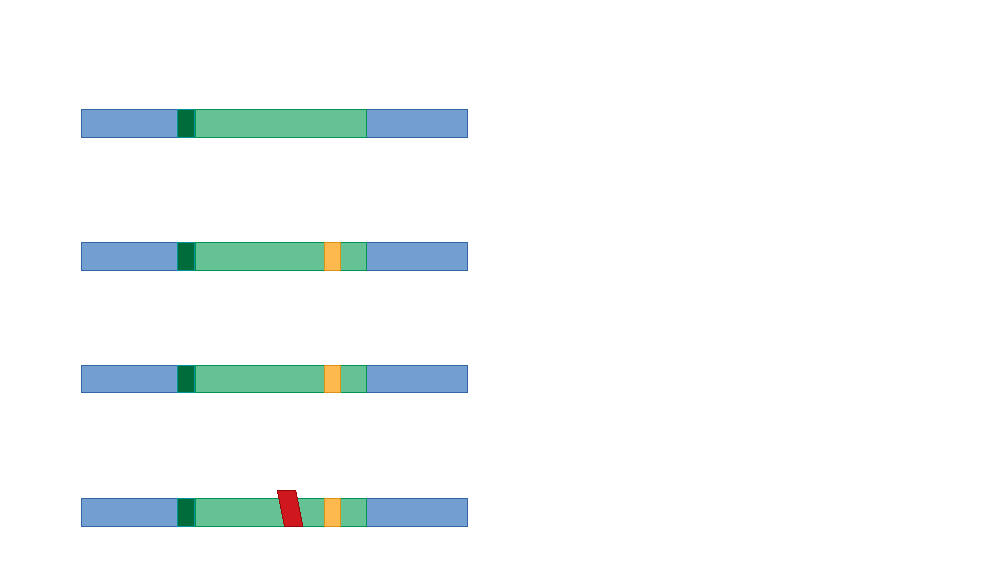
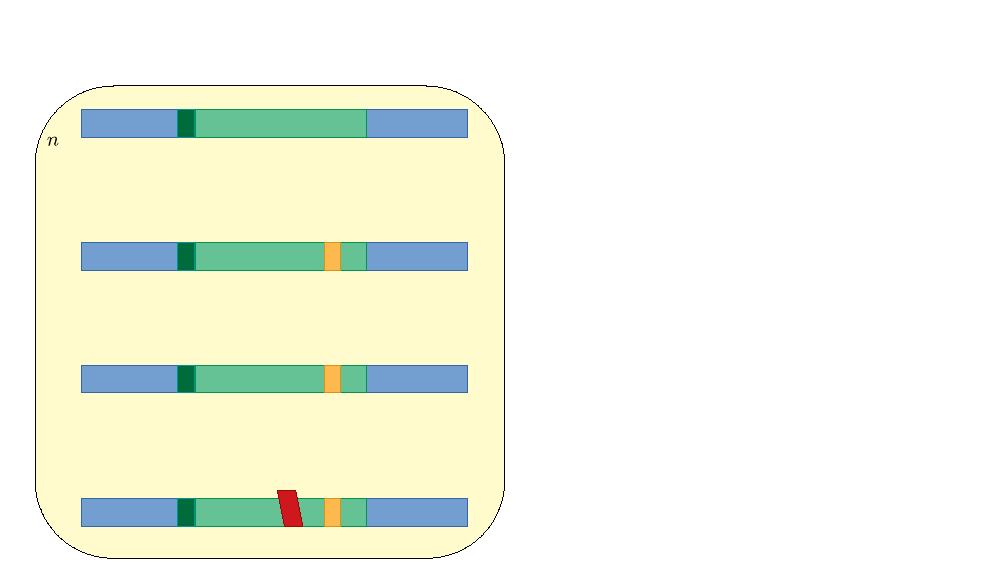
Before and after one commit to dynmodels/loci, a slide deck: slide 7 of loci.odp (slide 3 before the commit). Drawn at 1008x567 pixels with LibreOffice and Linux fonts; fonts in the diff are those of the drawing. Boxes give left, top, right and bottom in pixels: in the first picture for what was removed or moved away, otherwise in the second. Text is boxed around its words. In the diff, an @@ line names an element or a change of style, - is before the commit and + after.

Commit message:
update slides

```diff
--- a/loci.odp
+++ b/loci.odp
@@ freeform shape added at <box>35,86,505,559</box>, fill #FFFBCC, outline #000000 0 pt @@
@@ freeform shape added at <box>48,136,59,145</box>, fill #000000 @@
```
Also in this commit, not shown: 5 other slides changed, 9 slides added, 1 other file.
